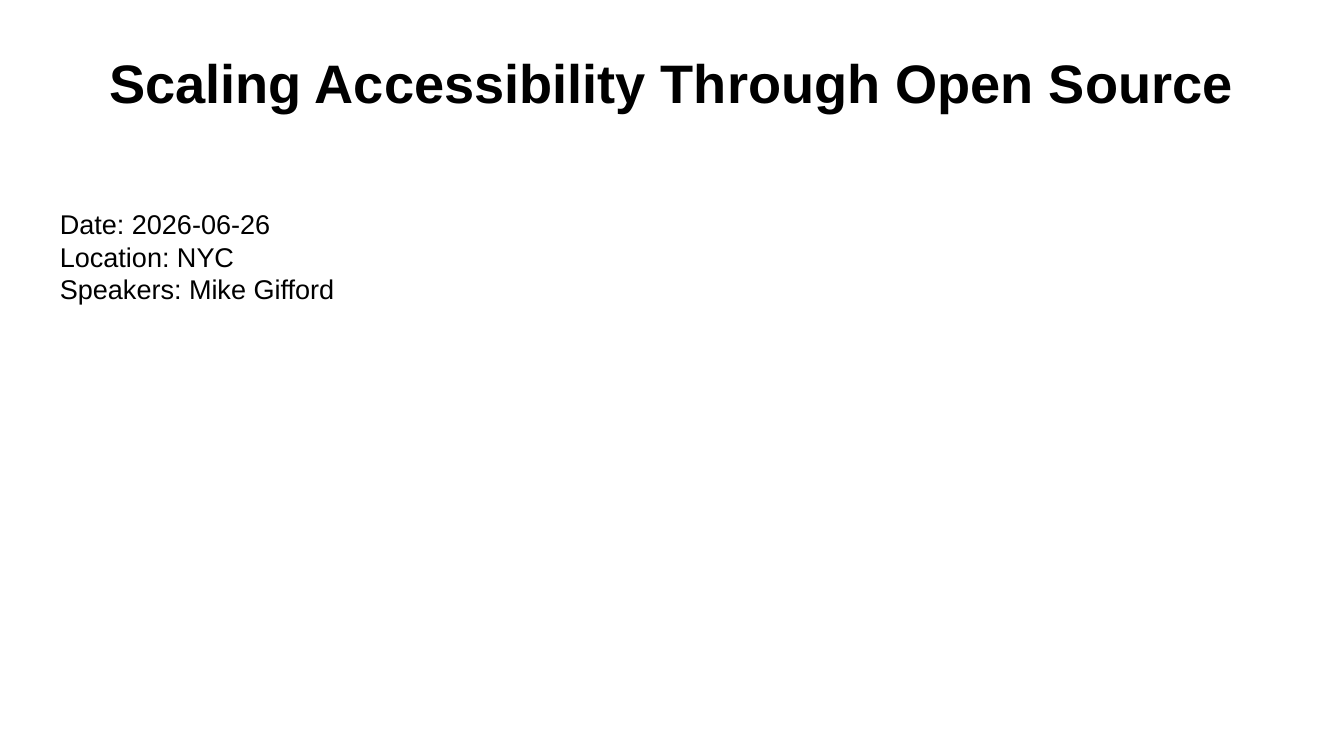
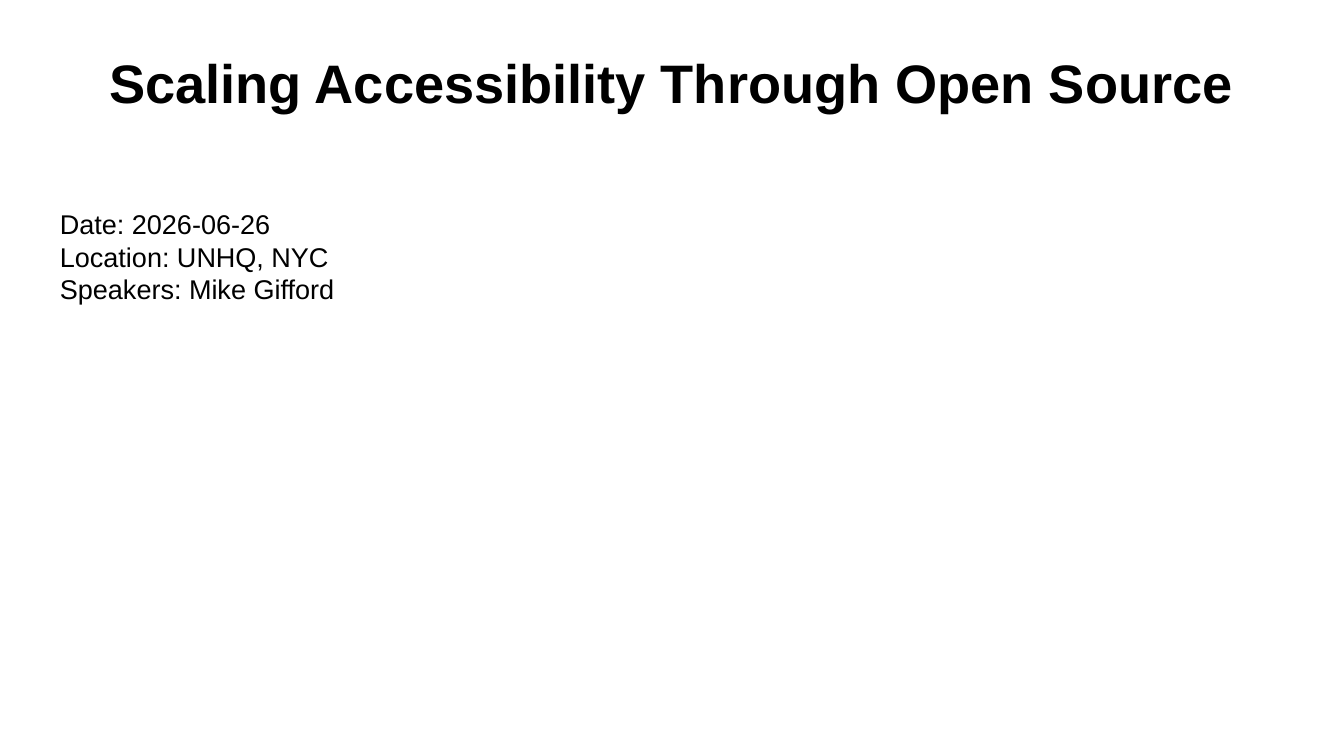
Before and after one commit to mgifford/ox.ca, a slide deck: slide 1 of presentations/unosw-2026/Scaling-Accessibility-Through-Open-Source_26Jun2026.odp. Drawn at 1344x756 pixels with LibreOffice and Linux fonts; fonts in the diff are those of the drawing. Boxes give left, top, right and bottom in pixels: in the first picture for what was removed or moved away, otherwise in the second. Text is boxed around its words. In the diff, an @@ line names an element or a change of style, - is before the commit and + after.

```diff
--- a/presentations/unosw-2026/Scaling-Accessibility-Through-Open-Source_26Jun2026.odp
+++ b/presentations/unosw-2026/Scaling-Accessibility-Through-Open-Source_26Jun2026.odp
@@ text at (x1=60, y1=247, x2=328, y2=272): text changed @@
-Location: NYC
+Location: UNHQ, NYC
```
Also in this commit, not shown: 1 other slide changed, 9 other files.
